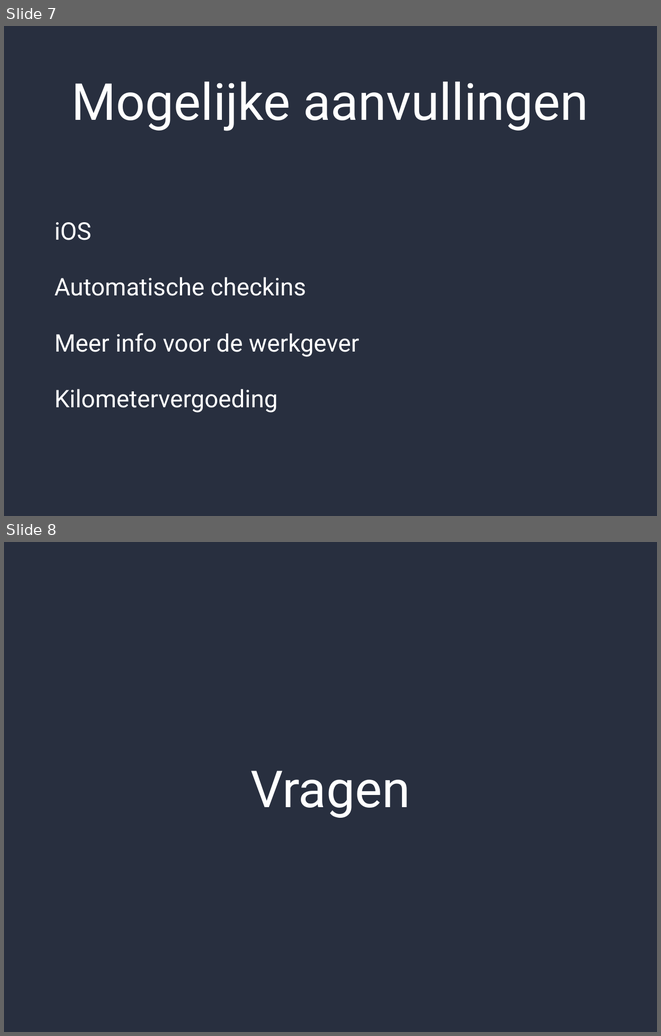
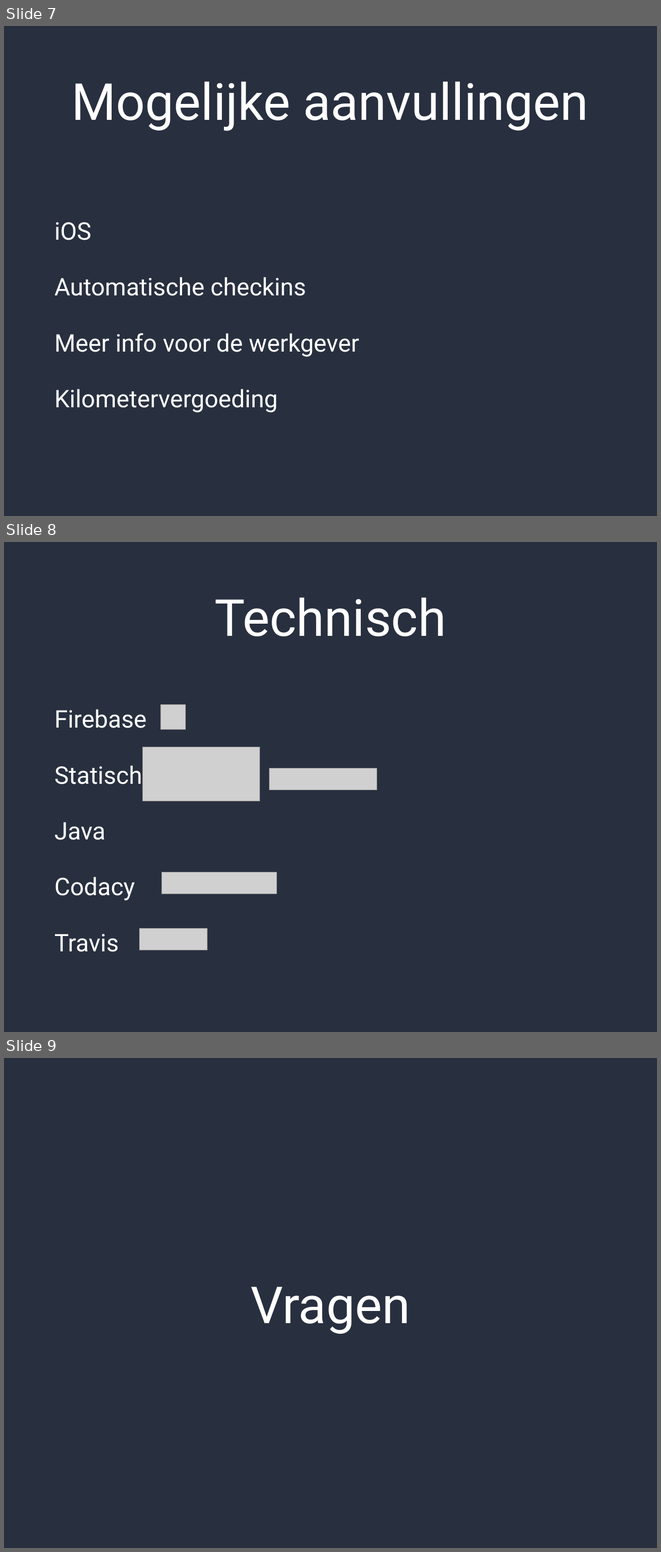
Before and after one commit to punchtime/organisation, a slide deck: assets/presentation.pptx. Shown one above the other, each under a label of ours: slides 7 and 8 before the commit, slides 7, 8 and 9 after it. The pictures are 661x1036 and 661x1552 pixels, drawn with LibreOffice and Linux fonts; fonts in the diff are those of the drawing; grey boxes stand for pictures; background and template pictures are left out. Boxes give left, top, right and bottom in pixels: in the first picture for what was removed or moved away, otherwise in the second. Text is boxed around its words. In the diff, an @@ line names an element or a change of style, - is before the commit and + after.

```diff
--- a/assets/presentation.pptx
+++ b/assets/presentation.pptx
@@ slide 8 added at bbox=[4, 542, 657, 1032], background #282F3F @@
@@ title added at bbox=[214, 598, 446, 636], 80 pt, text #FFFFFF @@
+Technisch
@@ text added at bbox=[54, 709, 147, 952], 38 pt, text #FFFFFF @@
+Firebase
+Statisch
+Java
+Codacy
+Travis
@@ picture added at bbox=[161, 705, 186, 729] @@
@@ picture added at bbox=[143, 747, 260, 801] @@
@@ picture added at bbox=[270, 768, 377, 790] @@
@@ picture added at bbox=[161, 872, 276, 894] @@
@@ picture added at bbox=[140, 928, 208, 950] @@
@@ what was slide 8 is now slide 9 @@
```
Also in this commit, not shown: 1 other slide added, 1 slide removed, 2 other files.
